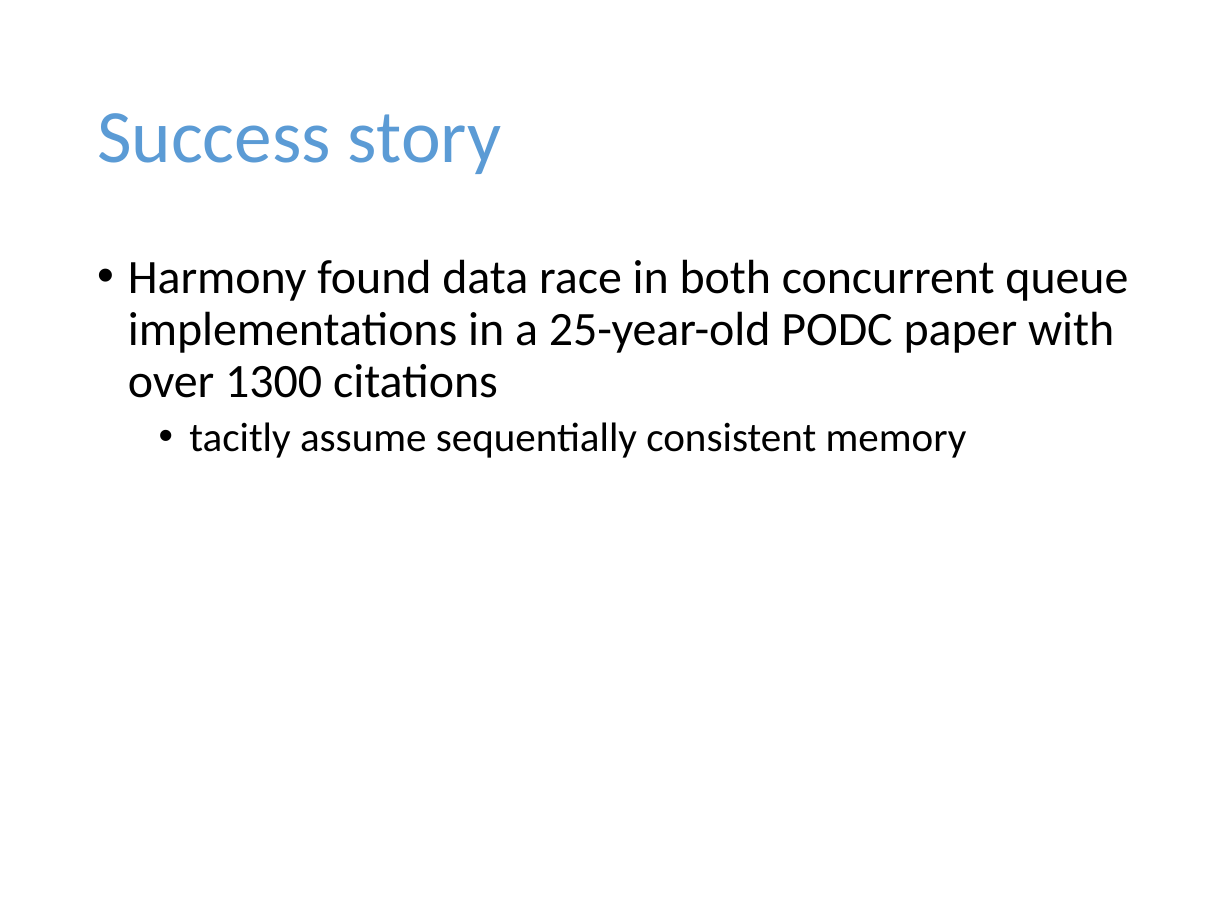
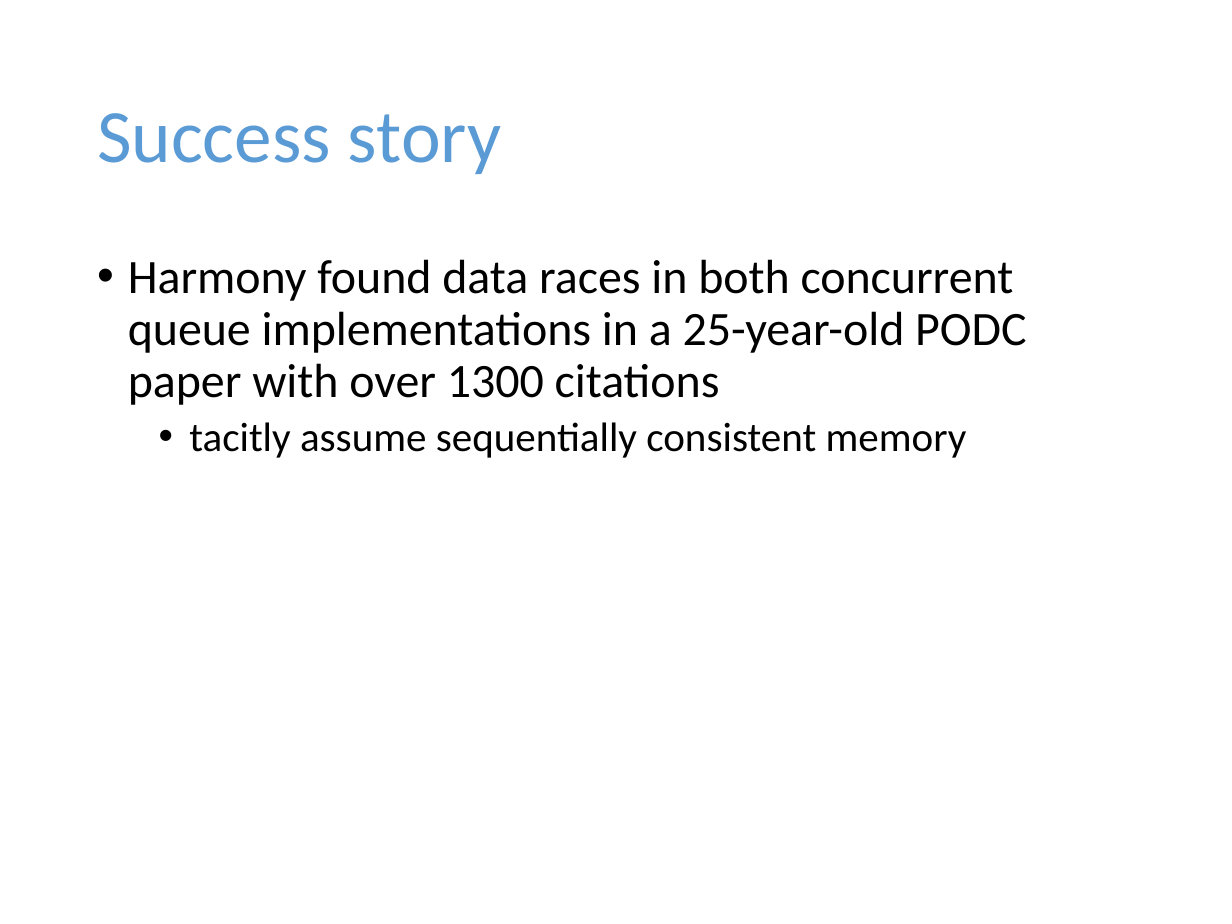
Before and after one commit to harmonylang/harmony, a slide deck: slide 9 of Harmony.pptx. Drawn at 1232x924 pixels with LibreOffice and Linux fonts; fonts in the diff are those of the drawing. Boxes give left, top, right and bottom in pixels: in the first picture for what was removed or moved away, otherwise in the second. Text is boxed around its words. In the diff, an @@ line names an element or a change of style, - is before the commit and + after.

Commit message:
Updated slides

```diff
--- a/Harmony.pptx
+++ b/Harmony.pptx
@@ text at (x1=128, y1=259, x2=1026, y2=405): text changed @@
-• Harmony found data race in both concurrent queue implementations in a 25-year-old PODC paper with over 1300 citations
+• Harmony found data races in both concurrent queue implementations in a 25-year-old PODC paper with over 1300 citations
```
Also in this commit, not shown: 3 other slides changed.
